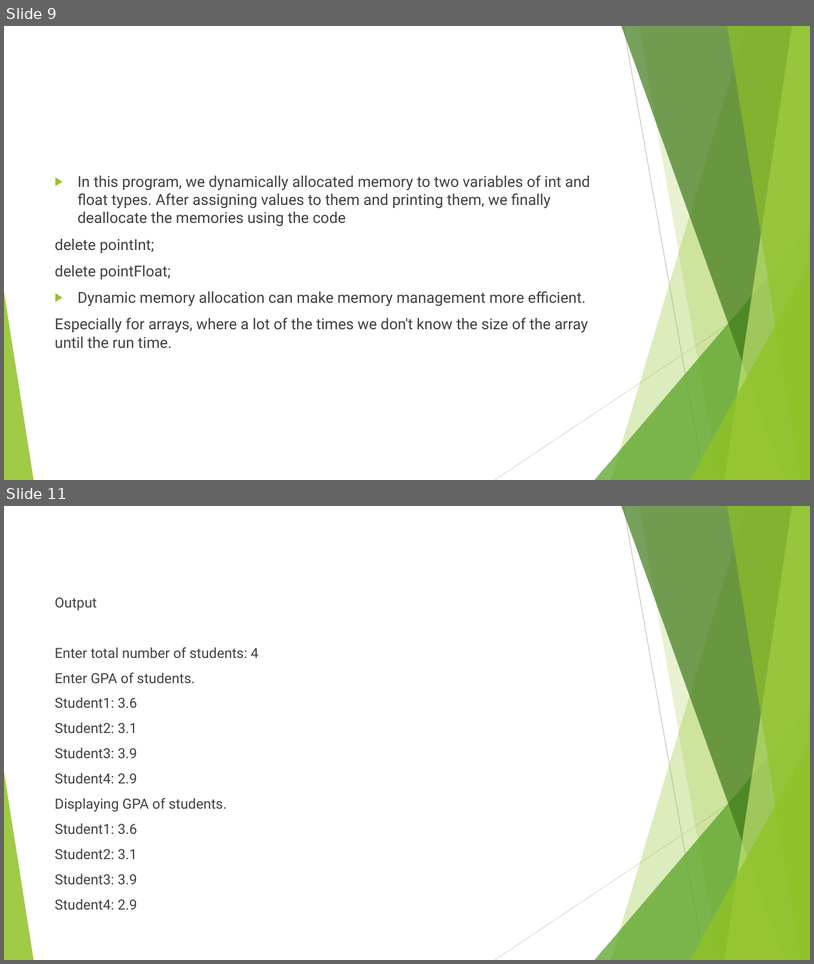
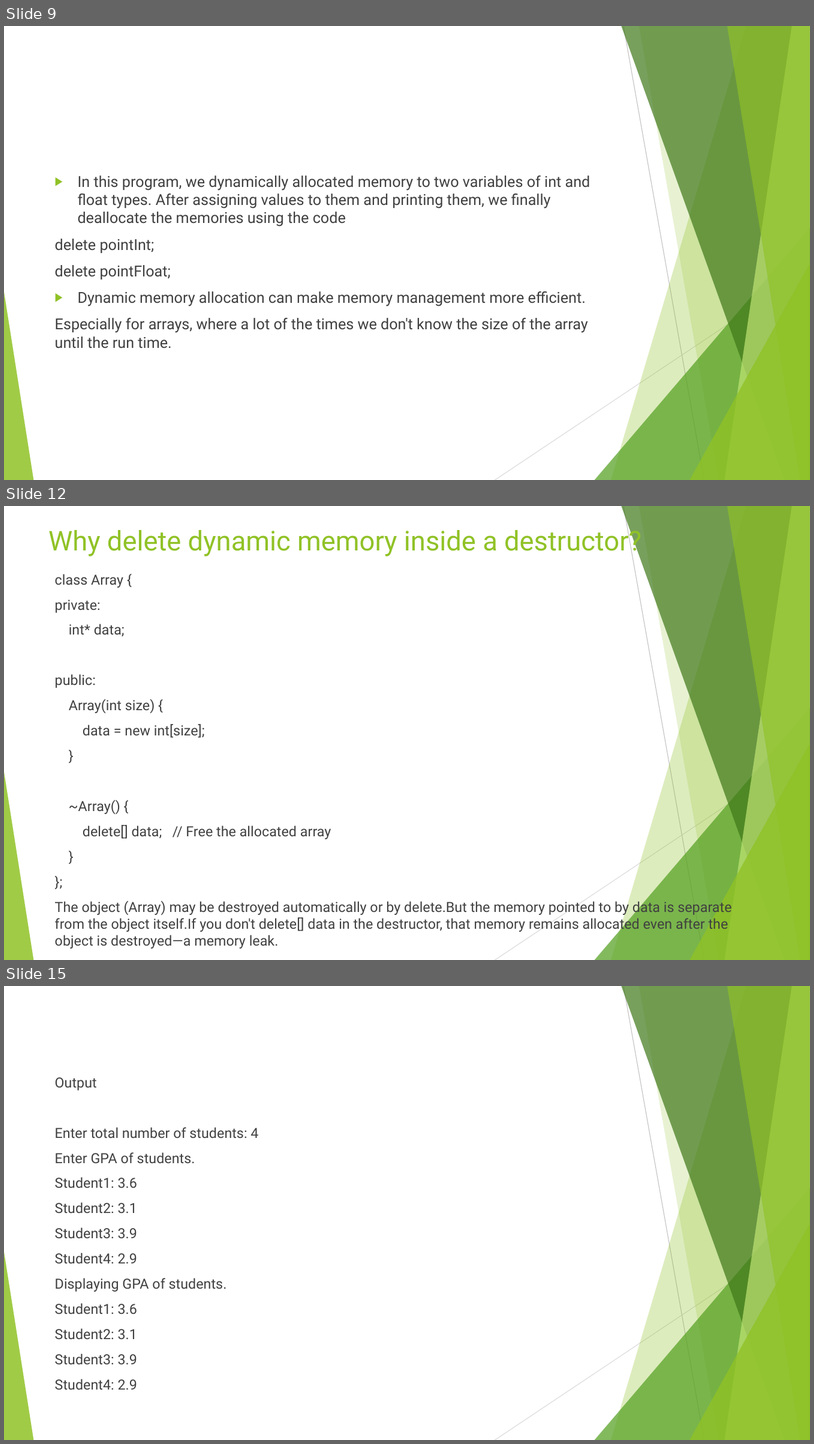
Before and after one commit to Montasirnafees/2---1, a slide deck: CSE 213 (OOP)/Lecture 9-Dynamic Memory Allocation.pptx. Shown one above the other, each under a label of ours: slides 9 and 11 before the commit, slides 9, 12 and 15 after it; the slides between them are not shown. The pictures are 814x964 and 814x1444 pixels, drawn with LibreOffice and Linux fonts; fonts in the diff are those of the drawing. Boxes give left, top, right and bottom in pixels: in the first picture for what was removed or moved away, otherwise in the second. Text is boxed around its words. In the diff, an @@ line names an element or a change of style, - is before the commit and + after.

```diff
--- a/CSE 213 (OOP)/Lecture 9-Dynamic Memory Allocation.pptx
+++ b/CSE 213 (OOP)/Lecture 9-Dynamic Memory Allocation.pptx
@@ slide 12 added at (4,506,810,960), background #FFFFFF; not listed: 10 template elements that a slide beside it also shows @@
@@ title added at (48,526,642,557), 32.4 pt, text #90C226 @@
+Why delete dynamic memory inside a destructor?
@@ text added at (55,574,732,948), 16.6 pt, text #404040 @@
+class Array {
+private:
+int* data;
+public:
+Array(int size) {
+data = new int[size];
+}
+~Array() {
+delete[] data; // Free the allocated array
+}
+};
+The object (Array) may be destroyed automatically or by delete.But the memory pointed to by data is separate from the object itself.If you don't delete[] data in the destructor, that memory remains allocated even after the object is destroyed—a memory leak.
@@ what was slide 11 is now slide 15 @@
```
Also in this commit, not shown: 4 slides changed, 4 other slides added, 1 slide removed, 14 other files.
